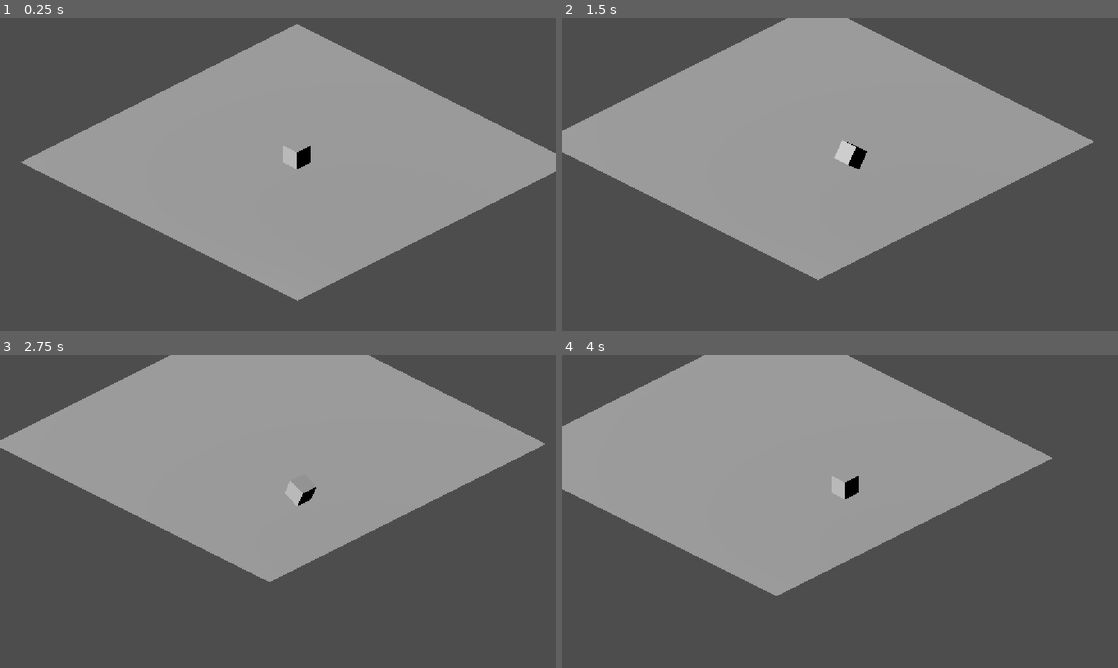
Above: before the commit, frames 1-4 (two rows, left to right).
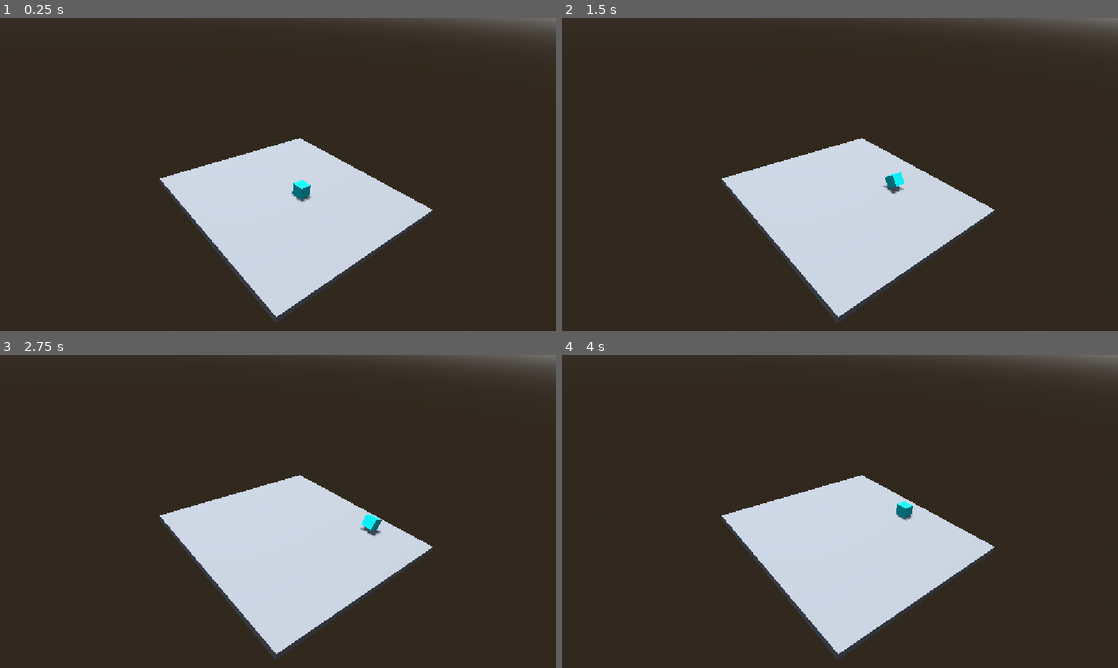
Above: after the commit, the same moments.

Repository: PierreLepercq/Throw_the_dice
Game: Godot game, scene res://main.tscn
Two runs of this game, one before a commit and one after it. Both use one fixed random seed, a clock stepped at 60 frames per second and the inputs below. Before the commit the project starts from res://Gnoumagbe/Scene.tscn.
Inputs:
- Up to frame 1 (0.25 s): no input
- Up to frame 2 (1.5 s): tap Enter at 0.5 s; hold Right (ui_right) 0.53-1.28 s; hold Down (ui_down) from 1.28 s (still down)
- Up to frame 3 (2.75 s): release Down (ui_down) at 2.03 s; hold Right (ui_right) from 2.03 s (still down)
- Up to frame 4 (4 s): release Right (ui_right) at 2.78 s; hold Up (ui_up) 2.78-3.53 s; hold Left (ui_left) from 3.53 s (still down)

The runs differ from the first frame. In frame 1, 99% of the frame differs, in the area x 0-100%, y 0-100%; in frame 2, 99%; in frame 3, 98%; in frame 4, 99%.

Commit message:
first prototype

Diff:
--- a/Gnoumagbe/Scene.tscn
+++ /dev/null
@@ -1,13 +0,0 @@
-[gd_scene format=3 uid="uid://cbdssrq17tehh"]
-
-[ext_resource type="PackedScene" uid="uid://di68h2hjqtn0j" path="res://Gnoumage/character_body_3d.tscn" id="1_hoy5k"]
-
-[sub_resource type="PlaneMesh" id="PlaneMesh_sgt47"]
-
-[node name="Node3D" type="Node3D" unique_id=1233023898]
-
-[node name="CharacterBody3D" parent="." unique_id=1446405869 instance=ExtResource("1_hoy5k")]
-
-[node name="MeshInstance3D" type="MeshInstance3D" parent="." unique_id=1550433875]
-transform = Transform3D(10, 0, 0, 0, 10, 0, 0, 0, 10, 0, 0, 0)
-mesh = SubResource("PlaneMesh_sgt47")
--- a/Gnoumagbe/camera_follow.gd
+++ /dev/null
@@ -1,12 +0,0 @@
-extends Camera3D
-
-@export var distance = 4.0
-@export var height = 2.0
-
-# Called when the node enters the scene tree for the first time.
-func _ready() -> void:
-	set_physics_process(true)
-
-# Called every frame. 'delta' is the elapsed time since the previous frame.
-func _process(delta: float) -> void:
-	pass
--- a/Gnoumagbe/character_body_3d.tscn
+++ /dev/null
@@ -1,33 +0,0 @@
-[gd_scene format=3 uid="uid://di68h2hjqtn0j"]
-
-[ext_resource type="Script" uid="uid://d3cbj7hrrlfct" path="res://character_movement.gd" id="1_sgu3n"]
-[ext_resource type="Script" uid="uid://cajdveswn36qc" path="res://Gnoumage/camera_follow.gd" id="2_heuy7"]
-
-[sub_resource type="BoxMesh" id="BoxMesh_pt6yw"]
-
-[sub_resource type="BoxShape3D" id="BoxShape3D_gk8nk"]
-
-[node name="CharacterBody3D" type="CharacterBody3D" unique_id=1446405869]
-script = ExtResource("1_sgu3n")
-
-[node name="Pivot" type="Node3D" parent="." unique_id=976819131]
-
-[node name="Mesh" type="MeshInstance3D" parent="Pivot" unique_id=2136433420]
-transform = Transform3D(1, 0, 0, 0, 1, 0, 0, 0, 1, 0, 0.5, 0)
-mesh = SubResource("BoxMesh_pt6yw")
-
-[node name="Collision" type="CollisionShape3D" parent="." unique_id=1576795103]
-transform = Transform3D(1, 0, 0, 0, 1, 0, 0, 0, 1, 0, 0.5, 0)
-shape = SubResource("BoxShape3D_gk8nk")
-
-[node name="DirectionalLight3D" type="DirectionalLight3D" parent="." unique_id=2142227976]
-transform = Transform3D(1, 0, 0, 0, 0.8318655, 0.5549773, 0, -0.5549773, 0.8318655, 0, 5.13007, 4.4103684)
-light_energy = 2.0
-
-[node name="CameraPivot" type="Node3D" parent="." unique_id=395986014]
-
-[node name="Camera3D" type="Camera3D" parent="CameraPivot" unique_id=647641683]
-transform = Transform3D(0.7071068, -0.35355338, 0.61237246, 0, 0.8660254, 0.50000006, -0.7071068, -0.35355338, 0.61237246, 9.061028, 7.2538414, 10.4478245)
-projection = 1
-size = 16.0
-script = ExtResource("2_heuy7")
--- /dev/null
+++ b/main.tscn
@@ -0,0 +1,36 @@
+[gd_scene format=3 uid="uid://bklwh7etbppyb"]
+
+[ext_resource type="PackedScene" uid="uid://bqfkt1j11sbyh" path="res://player.tscn" id="1_ig7tw"]
+
+[sub_resource type="ProceduralSkyMaterial" id="ProceduralSkyMaterial_7dm0k"]
+sky_horizon_color = Color(0.66224277, 0.6717428, 0.6867428, 1)
+ground_horizon_color = Color(0.66224277, 0.6717428, 0.6867428, 1)
+
+[sub_resource type="Sky" id="Sky_ig7tw"]
+sky_material = SubResource("ProceduralSkyMaterial_7dm0k")
+
+[sub_resource type="Environment" id="Environment_0xm2m"]
+background_mode = 2
+sky = SubResource("Sky_ig7tw")
+glow_enabled = true
+
+[node name="Main" type="Node3D" unique_id=641085159]
+
+[node name="WorldEnvironment" type="WorldEnvironment" parent="." unique_id=199502563]
+environment = SubResource("Environment_0xm2m")
+
+[node name="DirectionalLight3D" type="DirectionalLight3D" parent="." unique_id=1225265096]
+transform = Transform3D(-0.8660254, -0.43301278, 0.25, 0, 0.49999997, 0.86602545, -0.50000006, 0.75, -0.43301266, 0, 14.5, -36.100002)
+shadow_enabled = true
+
+[node name="Player" parent="." unique_id=1907765665 instance=ExtResource("1_ig7tw")]
+transform = Transform3D(1, 0, 0, 0, 1, 0, 0, 0, 1, 0.5, 0.5, 0.5)
+
+[node name="CSGBox3D" type="CSGBox3D" parent="." unique_id=915415147]
+transform = Transform3D(1, 0, 0, 0, 1, 0, 0, 0, 1, 4.7683716e-07, 0.25, 0.049999952)
+use_collision = true
+size = Vector3(16, 0.5, 15.900001)
+
+[node name="Camera3D" type="Camera3D" parent="." unique_id=1544236313]
+transform = Transform3D(0.7797894, 0.27873084, -0.560569, 0.06432424, 0.85500646, 0.5146129, 0.6227285, -0.43734786, 0.64879584, -14.802269, 14.9167, 15.167761)
+fov = 53.437496
--- a/character_movement.gd
+++ b/player.gd
@@ -1,12 +1,13 @@
 extends CharacterBody3D
+
 @onready var pivot = $Pivot
-@onready var mesh = $Pivot/Mesh
+@onready var mesh = $Pivot/MeshInstance3D
 
 var cube_size = 1.0
 var speed = 4.0
 var rolling = false
 
-func _physics_process(delta: float) -> void:
+func _physics_process(delta):
 	var forward = Vector3.FORWARD
 	if Input.is_action_pressed("ui_up"):
 		roll(forward)
@@ -17,31 +18,27 @@
 	if Input.is_action_pressed("ui_left"):
 		roll(-forward.cross(Vector3.UP))
 
-func roll(dir) -> void:
+func roll(dir):
+	# Do nothing if we're currently rolling.
 	if rolling:
 		return
 	rolling = true
 
+	# Step 1: Offset the pivot.
 	pivot.translate(dir * cube_size / 2)
 	mesh.global_translate(-dir * cube_size / 2)
 
+	# Step 2: Animate the rotation.
 	var axis = dir.cross(Vector3.DOWN)
 	var tween = create_tween()
 	tween.tween_property(pivot, "transform",
-		pivot.transform.rotated_local(axis, PI/2), 1 / speed)
+			pivot.transform.rotated_local(axis, PI/2), 1 / speed)
 	await tween.finished
 
+	# Step 3: Finalize the movement and reset the offset.
 	transform.origin += dir * cube_size
 	var b = mesh.global_transform.basis
 	pivot.transform = Transform3D.IDENTITY
 	mesh.position = Vector3(0, cube_size / 2, 0)
 	mesh.global_transform.basis = b
 	rolling = false
-
-func _ready() -> void:
-	pass # Replace with function body.
-
-
-# Called every frame. 'delta' is the elapsed time since the previous frame.
-func _process(delta: float) -> void:
-	pass
--- /dev/null
+++ b/player.tscn
@@ -0,0 +1,24 @@
+[gd_scene format=3 uid="uid://bqfkt1j11sbyh"]
+
+[ext_resource type="Script" uid="uid://cdwdxl7yyk3xq" path="res://player.gd" id="1_onrkg"]
+
+[sub_resource type="StandardMaterial3D" id="StandardMaterial3D_0xm2m"]
+albedo_color = Color(0, 1, 0.9764706, 1)
+
+[sub_resource type="BoxMesh" id="BoxMesh_0mx8d"]
+material = SubResource("StandardMaterial3D_0xm2m")
+
+[sub_resource type="SphereShape3D" id="SphereShape3D_swqdq"]
+
+[node name="Player" type="CharacterBody3D" unique_id=1907765665]
+script = ExtResource("1_onrkg")
+
+[node name="Pivot" type="Node3D" parent="." unique_id=1278933216]
+
+[node name="MeshInstance3D" type="MeshInstance3D" parent="Pivot" unique_id=1453696105]
+transform = Transform3D(1, 0, 0, 0, 1, 0, 0, 0, 1, 0, 0.49999997, 0)
+mesh = SubResource("BoxMesh_0mx8d")
+
+[node name="CollisionShape3D" type="CollisionShape3D" parent="." unique_id=309238357]
+transform = Transform3D(1, 0, 0, 0, 1, 0, 0, 0, 1, 0, 0.5, 0)
+shape = SubResource("SphereShape3D_swqdq")
--- a/project.godot
+++ b/project.godot
@@ -11,7 +11,7 @@
 [application]
 
 config/name="New Game Project"
-run/main_scene="uid://cbdssrq17tehh"
+run/main_scene="uid://bklwh7etbppyb"
 config/features=PackedStringArray("4.7", "GL Compatibility")
 config/icon="res://icon.svg"
 
Not shown, removed: Gnoumagbe/camera_follow.gd.uid
Not shown, removed: character_movement.gd.uid
Not shown, added: player.gd.uid
